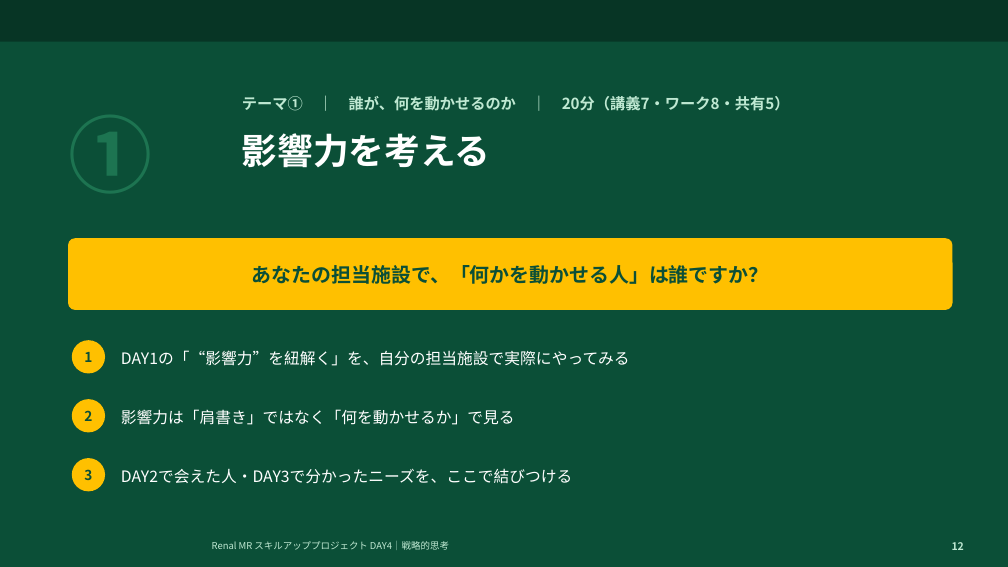
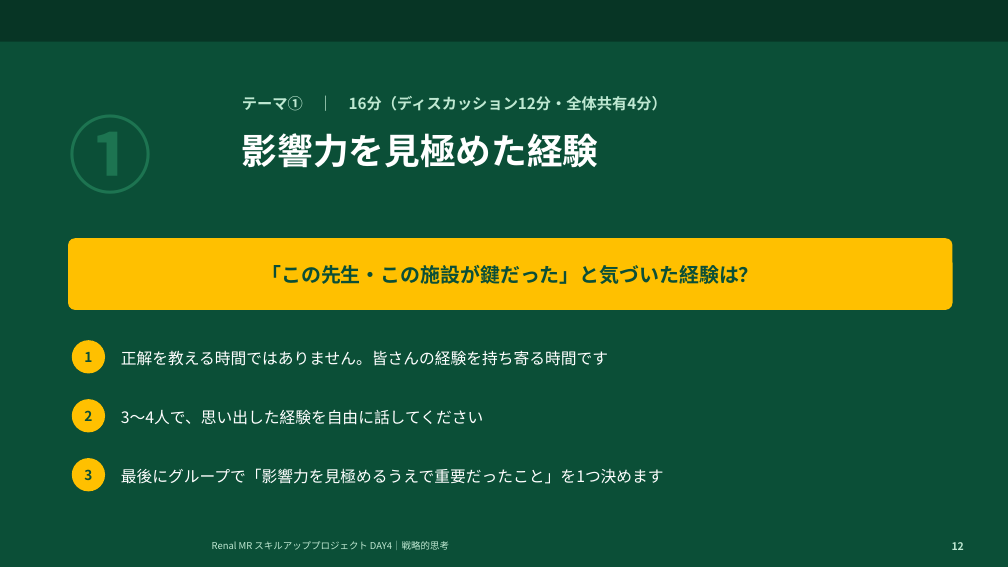
Before and after one commit to TAKUYA-1187/Claude, a slide deck: slide 12 of novartis_training/DAY4_ちょっと分かるだけで世界が変わる.pptx. Drawn at 1008x567 pixels with LibreOffice and Linux fonts; fonts in the diff are those of the drawing; background and template pictures are left out. Boxes give left, top, right and bottom in pixels: in the first picture for what was removed or moved away, otherwise in the second. Text is boxed around its words. In the diff, an @@ line names an element or a change of style, - is before the commit and + after.

```diff
--- a/novartis_training/DAY4_ちょっと分かるだけで世界が変わる.pptx
+++ b/novartis_training/DAY4_ちょっと分かるだけで世界が変わる.pptx
@@ text at (x1=242, y1=96, x2=667, y2=111): text changed @@
-テーマ① ｜ 誰が、何を動かせるのか ｜ 20分（講義7・ワーク8・共有5）
+テーマ① ｜ 16分（ディスカッション12分・全体共有4分）
@@ text at (x1=242, y1=133, x2=599, y2=168): text changed @@
-影響力を考える
+影響力を見極めた経験
@@ text in rounded rectangle at (x1=261, y1=265, x2=758, y2=284): text changed @@
-あなたの担当施設で、「何かを動かせる人」は誰ですか？
+「この先生・この施設が鍵だった」と気づいた経験は？
@@ text at (x1=121, y1=350, x2=608, y2=366): text changed @@
-DAY1の「“影響力”を紐解く」を、自分の担当施設で実際にやってみる
+正解を教える時間ではありません。皆さんの経験を持ち寄る時間です
@@ text at (x1=121, y1=409, x2=483, y2=425): text changed @@
-影響力は「肩書き」ではなく「何を動かせるか」で見る
+3〜4人で、思い出した経験を自由に話してください
@@ text at (x1=121, y1=468, x2=664, y2=484): text changed @@
-DAY2で会えた人・DAY3で分かったニーズを、ここで結びつける
+最後にグループで「影響力を見極めるうえで重要だったこと」を1つ決めます
```
Also in this commit, not shown: 24 other slides changed, 5 slides added, 4 slides removed, 2 other files.
